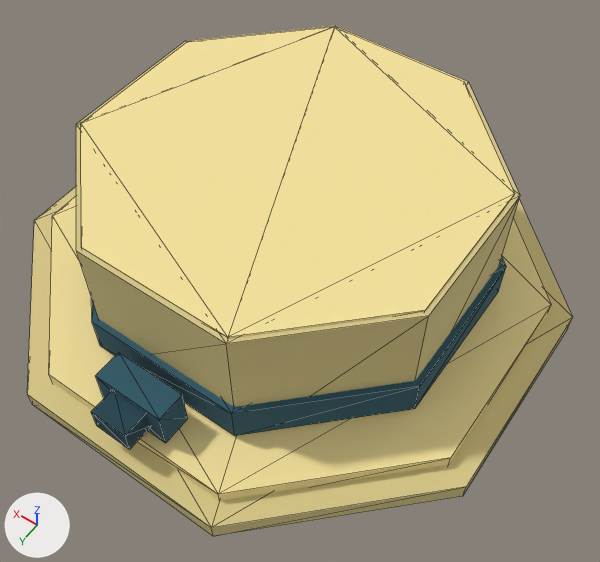
Two versions of the glTF model src/main/resources/watch/models/cosmetics/walker/straw_boater.glb, one commit apart.
Rendered twice from a camera (50 mm lens) standing at (-0.401, 0.542, 2.448) and looking at (-0.031, 0.024, 1.634). Arrows for +X, +Y and +Z are at lower left; the lights stay in place. The picture after the commit comes second. Mesh edges are drawn as thin lines. Vertices at exactly the same position are counted once.

In view in the first picture: 'straw_boater_head'.
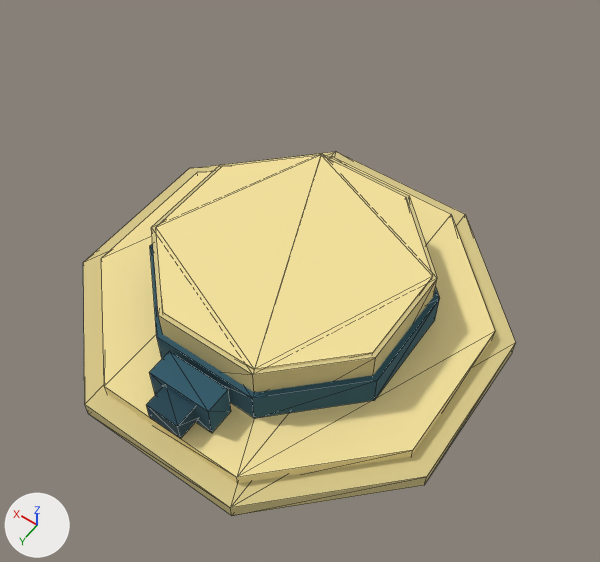
Changed parts and their boxes [x1, y1, x2, y2] in the pictures (600 x 562 px; the box of a moved part takes in the faces that stretch with it):
'straw_boater_head', reshaped (21% narrower, 28% shorter): before [27, 26, 573, 536]; after [83, 151, 516, 516]
part 1 of me_straw_boater_head, moved or reshaped: before [27, 187, 573, 536]; after [83, 151, 516, 516]
part 2 of me_straw_boater_head, moved or reshaped: before [76, 26, 520, 407]; after [151, 153, 437, 392]
part 3 of me_straw_boater_head, moved or reshaped: before [49, 196, 551, 501]; after [101, 156, 495, 484]
part 4 of me_straw_boater_head, moved or reshaped: before [81, 27, 515, 338]; after [156, 155, 433, 370]
part 5 of me_straw_boater_head, moved or reshaped: before [92, 258, 506, 436]; after [150, 244, 440, 418]
part 6 of me_straw_boater_head, moved or reshaped: before [95, 353, 188, 443]; after [149, 352, 231, 432]
part 7 of me_straw_boater_head, moved or reshaped: before [91, 391, 149, 449]; after [146, 386, 198, 439]

The change, as a diff of the scene's bpy script:
```diff
--- a/src/main/resources/watch/models/cosmetics/walker/straw_boater.glb.py
+++ b/src/main/resources/watch/models/cosmetics/walker/straw_boater.glb.py
@@ me_straw_boater_head @@
 # used by ob_straw_boater_head; location = (0.0, 0.0, 0.0)
-me_straw_boater_head.from_pydata(...)  # 96 vertices, 162 faces; spans x -0.328..0.328, y -0.328..0.328, z 1.592..1.808
+me_straw_boater_head.from_pydata(...)  # 96 vertices, 162 faces; spans x -0.278..0.278, y -0.278..0.278, z 1.518..1.647
+# me_straw_boater_head part 1: the loose piece of 16 vertices spanning x -0.328..0.328, y -0.328..0.328, z 1.592..1.616 is scaled about its middle by (0.847, 0.847, 1), then moved by (0.0, 0.0, -0.074)
+# me_straw_boater_head part 2: the loose piece of 16 vertices spanning x -0.233..0.233, y -0.233..0.233, z 1.604..1.806 is scaled about its middle by (0.733, 0.733, 0.569), then moved by (0.0, 0.0, -0.118)
+# me_straw_boater_head part 3: the loose piece of 16 vertices spanning x -0.3..0.3, y -0.3..0.3, z 1.603..1.633 is scaled about its middle by (0.833, 0.833, 1), then moved by (0.0, 0.0, -0.074)
+# me_straw_boater_head part 4: the loose piece of 16 vertices spanning x -0.227..0.227, y -0.227..0.227, z 1.788..1.808 is scaled about its middle by (0.726, 0.726, 1), then moved by (0.0, 0.0, -0.161)
+# me_straw_boater_head part 5: the loose piece of 16 vertices spanning x -0.24..0.24, y -0.24..0.24, z 1.64..1.688 is scaled about its middle by (0.741, 0.741, 1), then moved by (0.0, 0.0, -0.082)
+# me_straw_boater_head part 6: the loose piece of 8 vertices spanning x -0.045..0.045, y 0.254..0.29, z 1.64..1.692 is moved by (0.0, -0.067, -0.082)
+# me_straw_boater_head part 7: the loose piece of 8 vertices spanning x -0.024..0.024, y 0.287..0.321, z 1.651..1.681 is moved by (0.0, -0.067, -0.082)
 me_straw_boater_head.materials.append(mat_straw_boater_main_dark)
```
